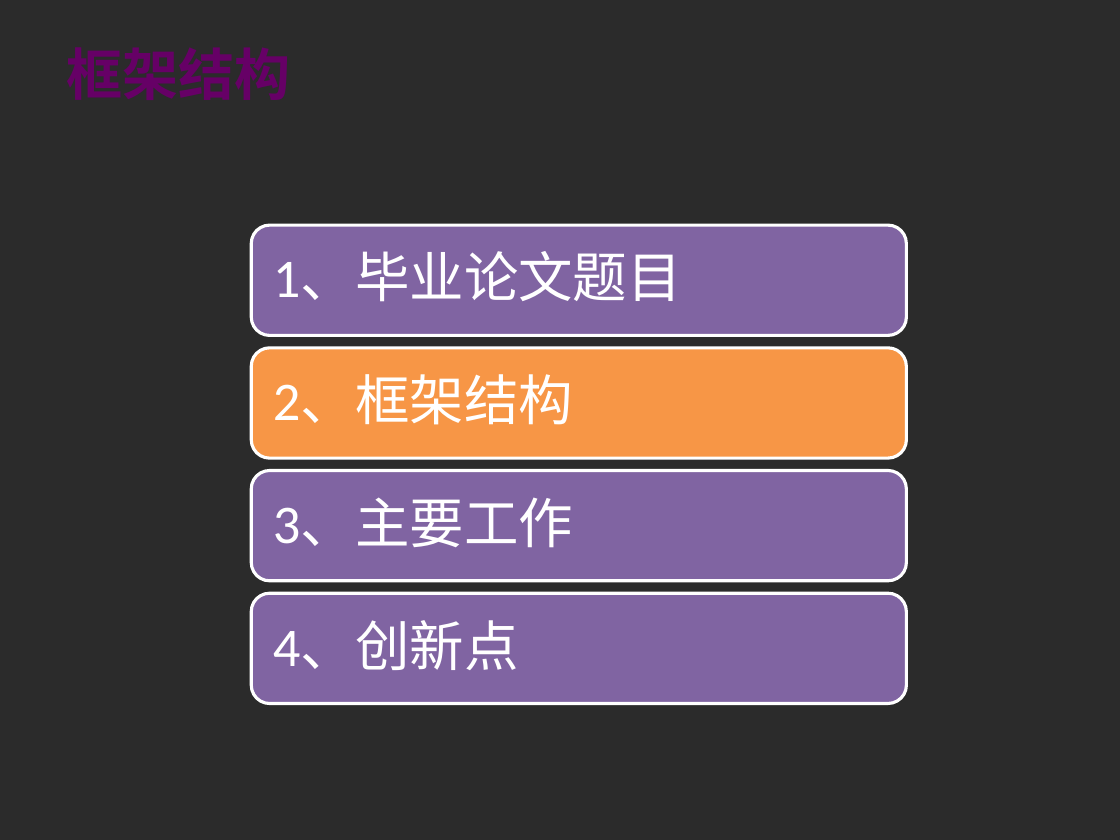
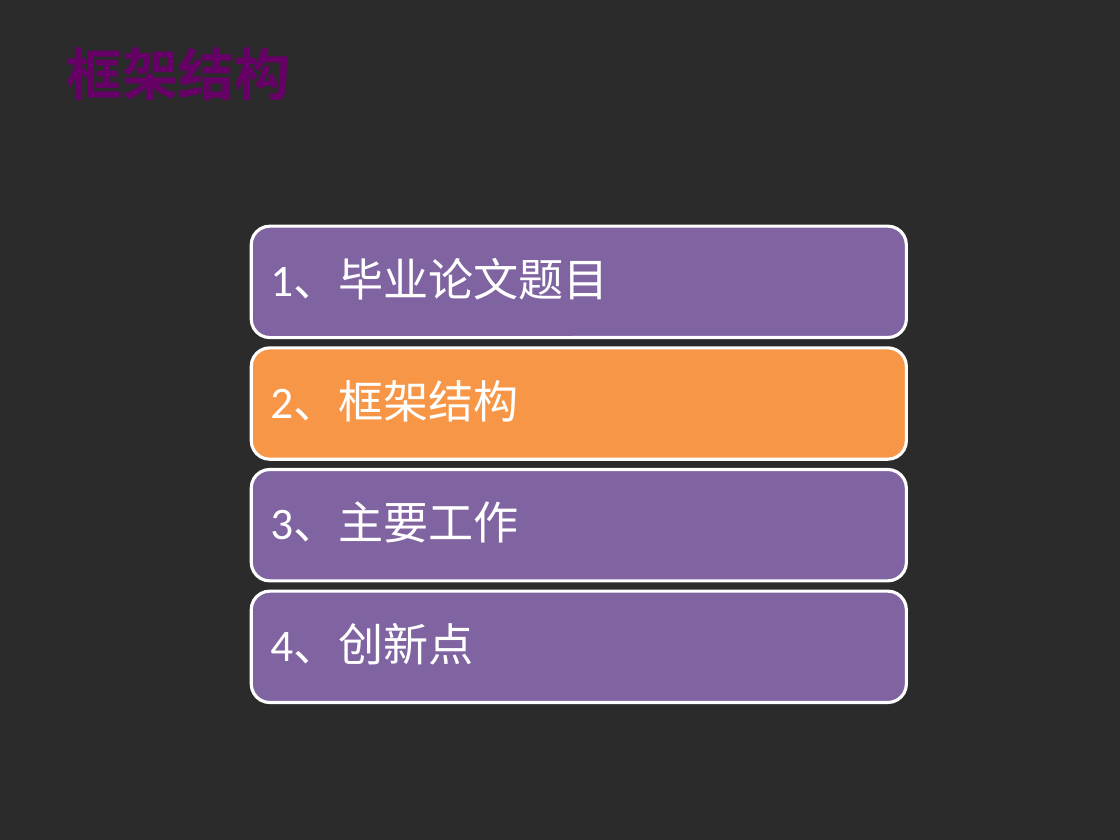
Before and after one commit to guoqinlong/Master-Thesis, a slide deck: slide 5 of 郭秦龙初稿汇报.pptx. Drawn at 1120x840 pixels with LibreOffice and Linux fonts; fonts in the diff are those of the drawing; background and template pictures are left out; a plain dark background stands for a picture behind light text. Boxes give left, top, right and bottom in pixels: in the first picture for what was removed or moved away, otherwise in the second. Text is boxed around its words. In the diff, an @@ line names an element or a change of style, - is before the commit and + after.

```diff
--- a/郭秦龙初稿汇报.pptx
+++ b/郭秦龙初稿汇报.pptx
@@ size 35 to 29 pt; less space between paragraphs in 4 elements at (270,380,518,422), (270,502,518,543), (270,624,473,665), (270,259,609,300) @@
```
Also in this commit, not shown: 6 other slides changed, 3 other files.
